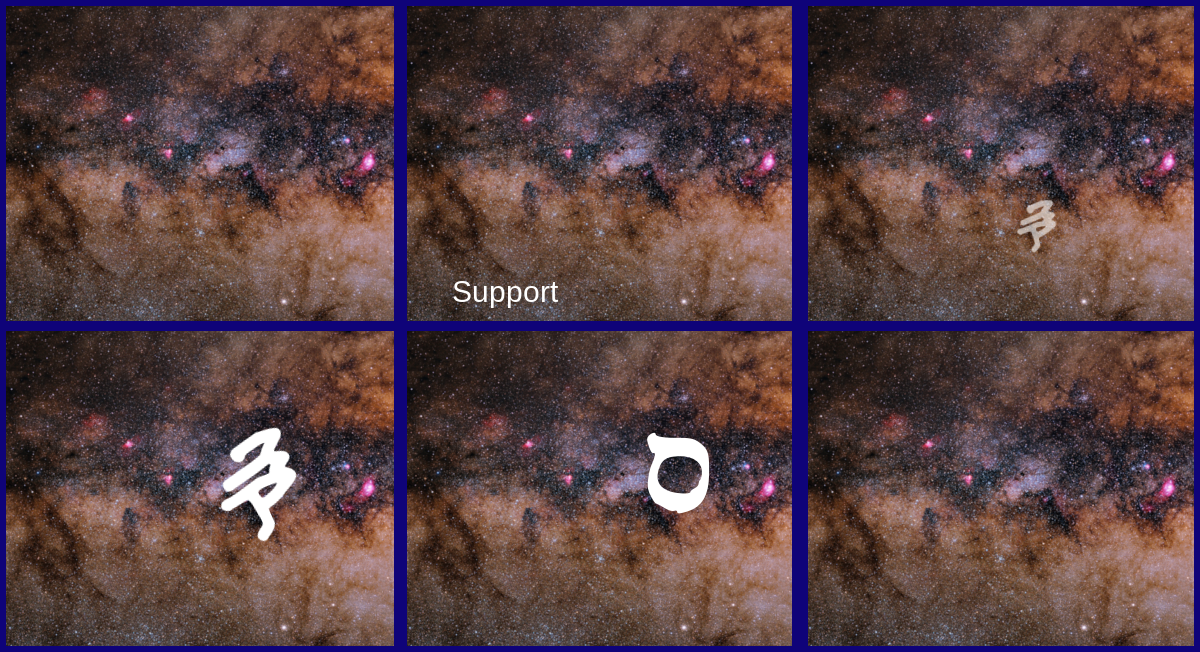
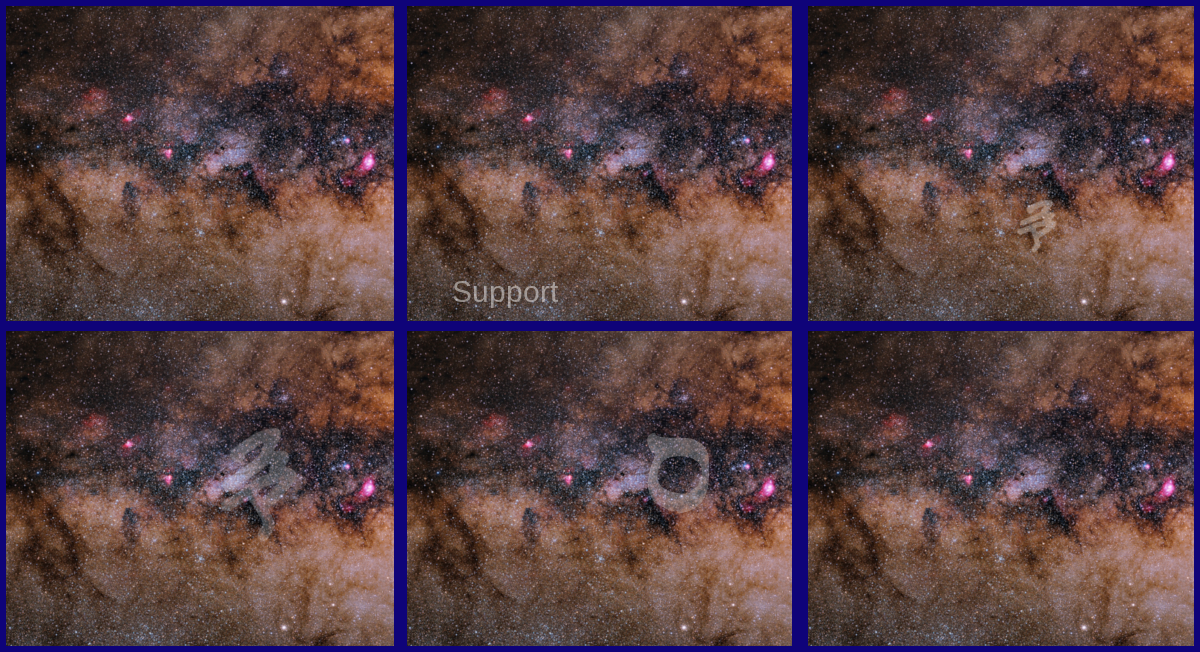
Layers edited between the first and the second 1200×652 image:
"ס #2": opacity 100% → 24% over <box>647,432,710,514</box>
"ס #1": opacity 100% → 22% over <box>220,427,297,542</box>
"ס": opacity 100% → 53% over <box>1017,199,1057,253</box>
"Support": opacity 100% → 46% over <box>453,281,559,308</box>
